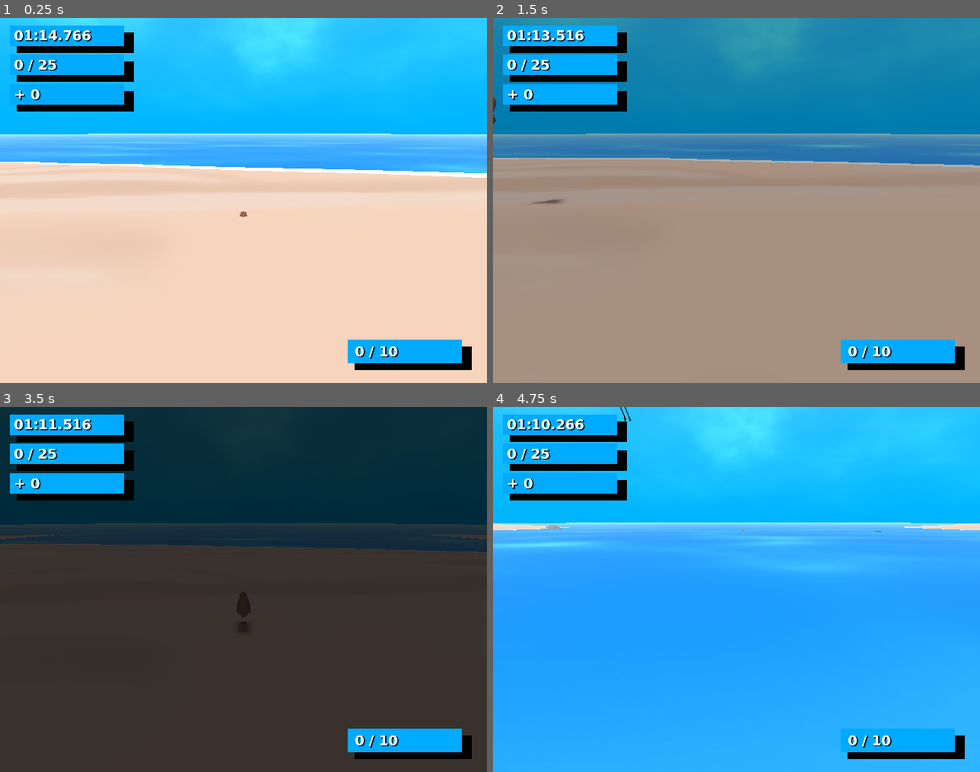
Above: before the commit, frames 1-4 (two rows, left to right).
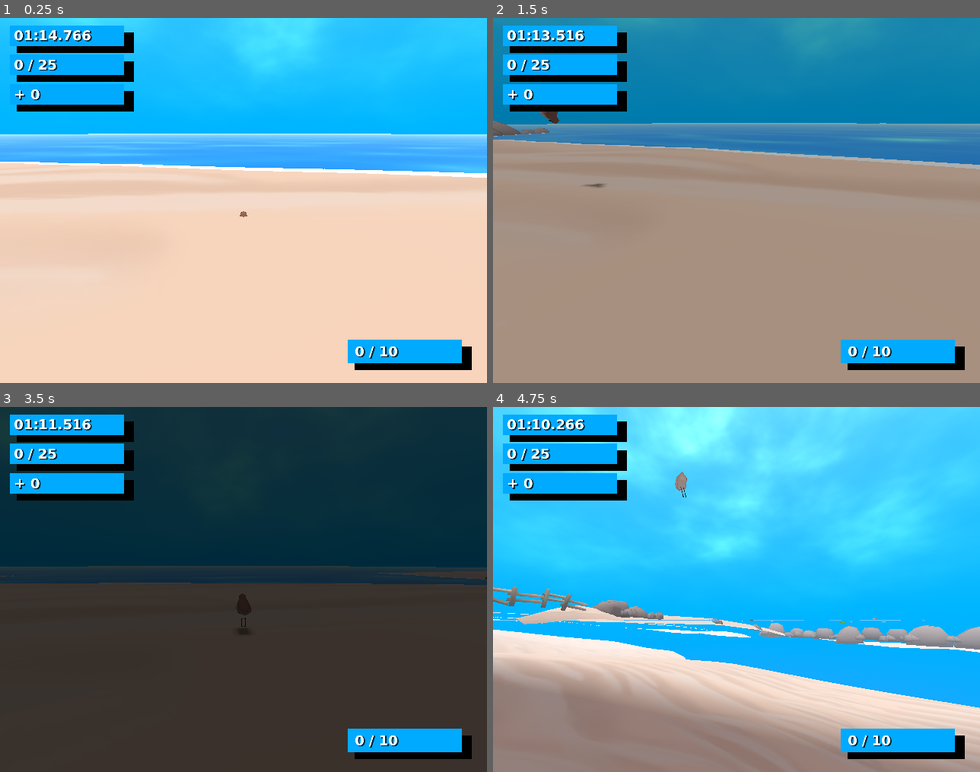
Above: after the commit, the same moments.

Repository: m-2ne-jr/treasuresoftheseaking
Game: Godot game, scene res://Environment/Main.tscn
The game is run twice, just before and just after one commit, with the same random seed, the same clock (stepped at 60 frames per second) and the same inputs. Sound files missing from this copy of the repository are replaced by a short silence.
Inputs (mouse positions are in pixels of both pictures, inside the frame that each line leads up to):
- Up to frame 1 (0.25 s): no input
- Up to frame 2 (1.5 s): move the mouse to (843, 182) at 0.52 s; hold D (move_right) 0.53-1.28 s; tap K (camera_down) at 0.6 s; move the mouse to (639, 218) at 1.27 s; hold S (move_backward) from 1.28 s (still down); tap J (camera_left) at 1.35 s
- Up to frame 3 (3.5 s): move the mouse to (292, 509) at 2.02 s; release S (move_backward) at 2.03 s; hold D (move_right) 2.03-2.78 s; tap L (camera_right) at 2.1 s; move the mouse to (219, 662) at 2.77 s; hold W (move_forward) from 2.78 s (still down); tap I (camera_up) at 2.85 s
- Up to frame 4 (4.75 s): move the mouse to (882, 644) at 3.52 s; release W (move_forward) at 3.53 s; hold A (move_left) from 3.53 s (still down); tap X (drop_treasure) at 3.6 s; move the mouse to (590, 534) at 4.27 s; tap K (camera_down) at 4.35 s

The runs differ from the first frame. In frame 2, 7.3% of the frame differs, in the area x 0-100%, y 3-51%; in frame 3, 11%; in frame 4, 87%, in the area x 0-100%, y 0-100%.

Commit message:
Changed default controls to mouse + keyboard.

Diff:
--- a/Characters/Bird/PlayerBird.tscn
+++ b/Characters/Bird/PlayerBird.tscn
@@ -198,7 +198,7 @@
 [node name="Hitbox" type="Node3D" parent="." unique_id=30825886]
 
 [node name="RootAttachment" type="BoneAttachment3D" parent="Hitbox" unique_id=995755277]
-transform = Transform3D(0.07463372, -2.0549299e-15, 5.3382177e-08, 1.3197382e-09, 0.074610904, -0.0018451256, -5.3365863e-08, 0.0018451256, 0.074610904, 2.1848772e-17, 0.13159357, -0.00069783867)
+transform = Transform3D(0.07463372, -2.0549299e-15, 5.3382177e-08, 1.3197382e-09, 0.074610904, -0.0018451256, -5.3365863e-08, 0.0018451256, 0.074610904, -1.3032503e-10, 0.14114322, -0.0006978386)
 bone_name = "Root"
 bone_idx = 0
 use_external_skeleton = true
@@ -228,29 +228,29 @@
 bones/0/parent = -1
 bones/0/rest = Transform3D(1, -2.842171e-14, 7.152555e-07, 1.7682869e-08, 0.99969435, -0.024722412, -7.150369e-07, 0.024722412, 0.99969435, 0, -0.11442864, -0.009350181)
 bones/0/enabled = true
-bones/0/position = Vector3(2.9274666e-16, 0.05483544, -0.00935018)
+bones/0/position = Vector3(-1.746195e-09, 0.18278894, -0.009350179)
 bones/0/rotation = Quaternion(0.0123621505, 3.576004e-07, 4.4210617e-09, 0.9999236)
 bones/0/scale = Vector3(1, 1, 1)
 bones/1/name = "Leg.L"
 bones/1/parent = 0
 bones/1/rest = Transform3D(8.9406956e-07, -2.4214378e-08, -1.0000002, -0.024722483, -0.99969405, 2.103363e-09, -0.9996943, 0.024722477, -8.943952e-07, 0.18673052, 0.076452374, 0.007462505)
 bones/1/enabled = true
-bones/1/position = Vector3(0.18673043, 0.07824184, 0.07982299)
-bones/1/rotation = Quaternion(0.70620453, -0.035717238, -0.7062039, 0.03571721)
+bones/1/position = Vector3(0.18673071, 0.06877626, -0.30293554)
+bones/1/rotation = Quaternion(0.6893914, 0.15728946, -0.68939084, -0.15728936)
 bones/1/scale = Vector3(0.99999994, 0.9999997, 1.0000002)
 bones/2/name = "Calf.L"
 bones/2/parent = 1
 bones/2/rest = Transform3D(0.99999994, 7.23392e-15, 2.648038e-08, -7.357553e-15, 0.99999994, 4.668849e-09, -2.648038e-08, -4.668849e-09, 0.99999994, 2.2296262e-15, 0.6842629, 1.9504226e-08)
 bones/2/enabled = true
 bones/2/position = Vector3(2.2296262e-15, 0.6842629, 1.9504226e-08)
-bones/2/rotation = Quaternion(1.2565479e-09, 1.197832e-08, 0.380448, 0.9248024)
+bones/2/rotation = Quaternion(-3.7617045e-08, 1.4899995e-09, 0.20652305, 0.9784417)
 bones/2/scale = Vector3(0.99999994, 0.99999994, 0.99999994)
 bones/3/name = "Foot.L"
 bones/3/parent = 2
 bones/3/rest = Transform3D(0.6757247, -0.73715407, -8.477065e-08, 0.737154, 0.67572474, 2.4998062e-07, -1.2699262e-07, -2.3140714e-07, 0.99999994, -5.078005e-15, 0.7670453, 1.4901161e-08)
 bones/3/enabled = true
 bones/3/position = Vector3(-5.078005e-15, 0.7670453, 1.4901161e-08)
-bones/3/rotation = Quaternion(-1.7919942e-07, -5.3835866e-08, 0.12450431, 0.9922191)
+bones/3/rotation = Quaternion(-1.4824938e-07, -2.9610575e-08, 0.05381754, 0.99855083)
 bones/3/scale = Vector3(0.99999994, 1, 0.99999994)
 bones/4/name = "Body_2"
 bones/4/parent = 0
@@ -270,22 +270,22 @@
 bones/6/parent = 0
 bones/6/rest = Transform3D(-3.576278e-07, -2.1420414e-08, 1.0000002, 0.024722487, -0.9996941, -1.2572424e-08, 0.9996942, 0.024722485, 3.5804823e-07, -0.18673052, 0.076452374, 0.0074622375)
 bones/6/enabled = true
-bones/6/position = Vector3(-0.18673024, 0.06659689, -0.39106292)
-bones/6/rotation = Quaternion(0.69556123, -0.1272576, 0.6955614, -0.12725762)
+bones/6/position = Vector3(-0.18673047, 0.07522255, -0.04226864)
+bones/6/rotation = Quaternion(0.69910645, 0.10606661, 0.69910663, 0.10606667)
 bones/6/scale = Vector3(0.9999999, 0.99999976, 1.0000002)
 bones/7/name = "Calf.R"
 bones/7/parent = 6
 bones/7/rest = Transform3D(1, -1.1324539e-14, 2.6515877e-08, 1.1448338e-14, 1, -4.668847e-09, -2.651588e-08, 4.6688475e-09, 0.99999994, -1.5670321e-15, 0.6842628, 1.0298098e-08)
 bones/7/enabled = true
 bones/7/position = Vector3(-1.5670321e-15, 0.6842628, 1.0298098e-08)
-bones/7/rotation = Quaternion(-5.8602073e-08, 3.438751e-08, -0.22627808, 0.97406274)
+bones/7/rotation = Quaternion(-1.24665105e-08, 3.9132647e-08, -0.3357473, 0.9419521)
 bones/7/scale = Vector3(1, 1, 0.99999994)
 bones/8/name = "Foot.R"
 bones/8/parent = 7
 bones/8/rest = Transform3D(0.6757247, 0.737154, 8.5012246e-08, -0.737154, 0.6757247, 2.496713e-07, 1.2660134e-07, -2.3137619e-07, 0.99999994, 1.5252903e-15, 0.7670453, 1.4901161e-08)
 bones/8/enabled = true
 bones/8/position = Vector3(1.5252903e-15, 0.7670453, 1.4901161e-08)
-bones/8/rotation = Quaternion(-1.3085226e-07, 3.8628016e-09, -0.12725464, 0.99187016)
+bones/8/rotation = Quaternion(-1.3297846e-07, 2.6641432e-08, 0.013990581, 0.9999022)
 bones/8/scale = Vector3(0.99999994, 0.99999994, 0.99999994)
 
 [node name="Body" type="MeshInstance3D" parent="Skin/Armature/Skeleton3D" unique_id=971711204]
@@ -322,7 +322,7 @@
 [node name="FootstepEmitters" type="Node3D" parent="." unique_id=1433568092]
 
 [node name="FootRAttachment" type="BoneAttachment3D" parent="FootstepEmitters" unique_id=1718051221]
-transform = Transform3D(3.5204582e-08, -1.9536046e-08, 0.07463372, 0.023836529, -0.07072488, -2.983046e-08, 0.07072488, 0.023836536, -2.754573e-08, -0.013936407, 0.032876946, -0.045012485)
+transform = Transform3D(6.4455783e-09, -3.9245767e-09, 0.074633725, 0.0599716, -0.0444252, -9.837471e-09, 0.0444252, 0.059971593, -2.0308276e-08, -0.013936374, 0.06492734, 0.057160694)
 bone_name = "Foot.R"
 bone_idx = 8
 use_external_skeleton = true
@@ -332,7 +332,7 @@
 transform = Transform3D(0.9999999, 5.9604645e-08, -1.210427e-07, -2.9802322e-08, 0.9999999, -1.3169961e-07, 8.123919e-08, 8.724625e-08, 1, -0.14391506, 0.13192216, 5.9604645e-08)
 
 [node name="FootLAttachment" type="BoneAttachment3D" parent="FootstepEmitters" unique_id=1335303031]
-transform = Transform3D(5.1117643e-09, 1.0313338e-08, -0.07463371, -0.06673472, -0.033416532, -8.932375e-09, -0.03341654, 0.06673473, 7.221459e-09, 0.013936376, 0.04887911, 0.052565746)
+transform = Transform3D(-1.00107e-09, 2.6396814e-08, -0.07463372, -0.0037575373, -0.07453905, -2.5060663e-08, -0.07453905, 0.0037575443, -6.183474e-09, 0.01393639, 0.0442266, -0.049734145)
 bone_name = "Foot.L"
 bone_idx = 3
 use_external_skeleton = true
@@ -368,7 +368,7 @@
 carry_point = ExtResource("6_vcdi6")
 
 [node name="RootAttachment" type="BoneAttachment3D" parent="CarrierComponent" unique_id=1614955644]
-transform = Transform3D(0.07463372, 1.2641862e-15, 5.3382156e-08, 1.3197378e-09, 0.074610904, -0.0018451256, -5.336585e-08, 0.0018451256, 0.074610904, 7.977715e-15, 0.14627929, -0.00069784065)
+transform = Transform3D(0.07463372, 1.2641862e-15, 5.3382156e-08, 1.3197378e-09, 0.074610904, -0.0018451256, -5.336585e-08, 0.0018451256, 0.074610904, -1.3031658e-10, 0.15582894, -0.0006978406)
 bone_name = "Root"
 bone_idx = 0
 use_external_skeleton = true
@@ -382,7 +382,7 @@
 spawn_force = 4
 
 [node name="HeadAttachment" type="BoneAttachment3D" parent="CarrierComponent" unique_id=948225173]
-transform = Transform3D(0.07463371, -4.968614e-15, 3.5588094e-08, 1.5478776e-08, 0.067204535, -0.032461334, -3.204561e-08, 0.03246134, 0.06720452, -2.6410589e-15, 0.25541532, 0.054281436)
+transform = Transform3D(0.07463371, -4.968614e-15, 3.5588094e-08, 1.5478776e-08, 0.067204535, -0.032461334, -3.204561e-08, 0.03246134, 0.06720452, -1.303272e-10, 0.26496497, 0.054281436)
 bone_name = "Head"
 bone_idx = 5
 use_external_skeleton = true
@@ -392,7 +392,7 @@
 transform = Transform3D(26.81, -8.943271e-13, 1.6819842e-12, 0, 23.671824, 12.5865345, -1.9049651e-12, -12.5865345, 23.671824, 1.2372892e-08, 0.835236, -0.25471264)
 
 [node name="BodyAttachment" type="BoneAttachment3D" parent="CarrierComponent" unique_id=759433821]
-transform = Transform3D(0.07463372, -7.128165e-15, 1.7794033e-08, 8.7843155e-09, 0.06490533, -0.03684409, -1.5474624e-08, 0.036844093, 0.06490533, 7.957063e-15, 0.15912214, -0.00038023738)
+transform = Transform3D(0.07463372, -7.128165e-15, 1.7794033e-08, 8.7843155e-09, 0.06490533, -0.03684409, -1.5474624e-08, 0.036844093, 0.06490533, -1.3031658e-10, 0.16867179, -0.0003802373)
 bone_name = "Body_2"
 bone_idx = 4
 use_external_skeleton = true
--- a/Characters/PlayerControl/ControlManager.gd
+++ b/Characters/PlayerControl/ControlManager.gd
@@ -7,7 +7,7 @@
 	MOUSE_ONLY
 }
 
-const DEFAULT_SCHEME = Schema.KEYBOARD_ONLY
+const DEFAULT_SCHEME = Schema.KEYBOARD_HYBRID
 var current_scheme: Schema:
 	set(new_scheme):
 		match new_scheme:
